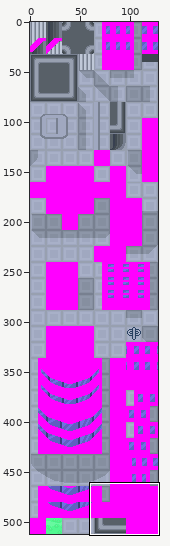
Sprite sheet, stored at tiles/jubilife/bottom.png. The first picture is a wide view before the edit; the outline marks the close-up.
Close-up. The starting point:
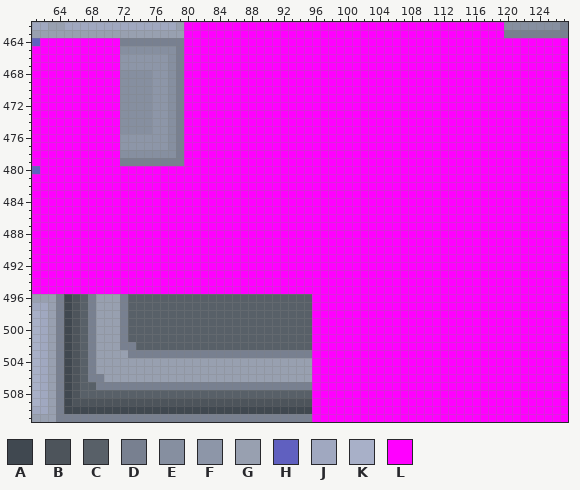
The file is 128x512 pixels. Shown: x 61..127, y 462..511. The commit also changed other parts of the picture, which this record leaves out.
Palette (. is transparent): A #404850  B #4d545b  C #586068  D #788090  E #868fa0  F #8d96a8  G #98a0b0  H #6060c0  J #a0a8c0  K #a8b0c8  L #ff00ff
Pixels before (only the part around the change), first column x 61:
462 JJGGJJJJJJJJJJJJJJGLLLLLLLLLLLLLLLLLLLLLLLLLLLLLLLLLLLLLLLLEEEEEEED
463 GGGGGGGGGGGGGGGGGGGLLLLLLLLLLLLLLLLLLLLLLLLLLLLLLLLLLLLLLLLDDDDDDDD
464 HLLLLLLLLLLDDDDDDDDLLLLLLLLLLLLLLLLLLLLLLLLLLLLLLLLLLLLLLLLLLLLLLLL
465 LLLLLLLLLLLEEEEEEEDLLLLLLLLLLLLLLLLLLLLLLLLLLLLLLLLLLLLLLLLLLLLLLLL
466 LLLLLLLLLLLFFFFFFEDLLLLLLLLLLLLLLLLLLLLLLLLLLLLLLLLLLLLLLLLLLLLLLLL
467 LLLLLLLLLLLFFFFFFEDLLLLLLLLLLLLLLLLLLLLLLLLLLLLLLLLLLLLLLLLLLLLLLLL
468 LLLLLLLLLLLEEEEFFEDLLLLLLLLLLLLLLLLLLLLLLLLLLLLLLLLLLLLLLLLLLLLLLLL
469 LLLLLLLLLLLEEEEFFEDLLLLLLLLLLLLLLLLLLLLLLLLLLLLLLLLLLLLLLLLLLLLLLLL
470 LLLLLLLLLLLEEEEFFEDLLLLLLLLLLLLLLLLLLLLLLLLLLLLLLLLLLLLLLLLLLLLLLLL
471 LLLLLLLLLLLEEEEFFEDLLLLLLLLLLLLLLLLLLLLLLLLLLLLLLLLLLLLLLLLLLLLLLLL
472 LLLLLLLLLLLEEEEFFEDLLLLLLLLLLLLLLLLLLLLLLLLLLLLLLLLLLLLLLLLLLLLLLLL
473 LLLLLLLLLLLEEEEFFEDLLLLLLLLLLLLLLLLLLLLLLLLLLLLLLLLLLLLLLLLLLLLLLLL
474 LLLLLLLLLLLEEEEFFEDLLLLLLLLLLLLLLLLLLLLLLLLLLLLLLLLLLLLLLLLLLLLLLLL
475 LLLLLLLLLLLEEEEFFEDLLLLLLLLLLLLLLLLLLLLLLLLLLLLLLLLLLLLLLLLLLLLLLLL
476 LLLLLLLLLLLFFFFFFEDLLLLLLLLLLLLLLLLLLLLLLLLLLLLLLLLLLLLLLLLLLLLLLLL
477 LLLLLLLLLLLFFFFFFEDLLLLLLLLLLLLLLLLLLLLLLLLLLLLLLLLLLLLLLLLLLLLLLLL
478 LLLLLLLLLLLEEEEEEEDLLLLLLLLLLLLLLLLLLLLLLLLLLLLLLLLLLLLLLLLLLLLLLLL
479 LLLLLLLLLLLDDDDDDDDLLLLLLLLLLLLLLLLLLLLLLLLLLLLLLLLLLLLLLLLLLLLLLLL
480 HLLLLLLLLLLLLLLLLLLLLLLLLLLLLLLLLLLLLLLLLLLLLLLLLLLLLLLLLLLLLLLLLLL
481 LLLLLLLLLLLLLLLLLLLLLLLLLLLLLLLLLLLLLLLLLLLLLLLLLLLLLLLLLLLLLLLLLLL
482 LLLLLLLLLLLLLLLLLLLLLLLLLLLLLLLLLLLLLLLLLLLLLLLLLLLLLLLLLLLLLLLLLLL
483 LLLLLLLLLLLLLLLLLLLLLLLLLLLLLLLLLLLLLLLLLLLLLLLLLLLLLLLLLLLLLLLLLLL
484 LLLLLLLLLLLLLLLLLLLLLLLLLLLLLLLLLLLLLLLLLLLLLLLLLLLLLLLLLLLLLLLLLLL
485 LLLLLLLLLLLLLLLLLLLLLLLLLLLLLLLLLLLLLLLLLLLLLLLLLLLLLLLLLLLLLLLLLLL
486 LLLLLLLLLLLLLLLLLLLLLLLLLLLLLLLLLLLLLLLLLLLLLLLLLLLLLLLLLLLLLLLLLLL
487 LLLLLLLLLLLLLLLLLLLLLLLLLLLLLLLLLLLLLLLLLLLLLLLLLLLLLLLLLLLLLLLLLLL
488 LLLLLLLLLLLLLLLLLLLLLLLLLLLLLLLLLLLLLLLLLLLLLLLLLLLLLLLLLLLLLLLLLLL
489 LLLLLLLLLLLLLLLLLLLLLLLLLLLLLLLLLLLLLLLLLLLLLLLLLLLLLLLLLLLLLLLLLLL
490 LLLLLLLLLLLLLLLLLLLLLLLLLLLLLLLLLLLLLLLLLLLLLLLLLLLLLLLLLLLLLLLLLLL
491 LLLLLLLLLLLLLLLLLLLLLLLLLLLLLLLLLLLLLLLLLLLLLLLLLLLLLLLLLLLLLLLLLLL
492 LLLLLLLLLLLLLLLLLLLLLLLLLLLLLLLLLLLLLLLLLLLLLLLLLLLLLLLLLLLLLLLLLLL
493 LLLLLLLLLLLLLLLLLLLLLLLLLLLLLLLLLLLLLLLLLLLLLLLLLLLLLLLLLLLLLLLLLLL
494 LLLLLLLLLLLLLLLLLLLLLLLLLLLLLLLLLLLLLLLLLLLLLLLLLLLLLLLLLLLLLLLLLLL
495 LLLLLLLLLLLLLLLLLLLLLLLLLLLLLLLLLLLLLLLLLLLLLLLLLLLLLLLLLLLLLLLLLLL
496 GGGDABCDGGGDCCCCCCCCCCCCCCCCCCCCCCCLLLLLLLLLLLLLLLLLLLLLLLLLLLLLLLL
497 JJGDABCDGGGDCCCCCCCCCCCCCCCCCCCCCCCLLLLLLLLLLLLLLLLLLLLLLLLLLLLLLLL
498 KJGDABCDGGGDCCCCCCCCCCCCCCCCCCCCCCCLLLLLLLLLLLLLLLLLLLLLLLLLLLLLLLL
499 KJGDABCDGGGDCCCCCCCCCCCCCCCCCCCCCCCLLLLLLLLLLLLLLLLLLLLLLLLLLLLLLLL
500 KJGDABCDGGGDCCCCCCCCCCCCCCCCCCCCCCCLLLLLLLLLLLLLLLLLLLLLLLLLLLLLLLL
501 KJGDABCDGGGDCCCCCCCCCCCCCCCCCCCCCCCLLLLLLLLLLLLLLLLLLLLLLLLLLLLLLLL
502 KJGDABCDGGGDDCCCCCCCCCCCCCCCCCCCCCCLLLLLLLLLLLLLLLLLLLLLLLLLLLLLLLL
503 KJGDABCDGGGGDDDDDDDDDDDDDDDDDDDDDDDLLLLLLLLLLLLLLLLLLLLLLLLLLLLLLLL
504 KJGDABCDGGGGGGGGGGGGGGGGGGGGGGGGGGGLLLLLLLLLLLLLLLLLLLLLLLLLLLLLLLL
505 KJGDABCDGGGGGGGGGGGGGGGGGGGGGGGGGGGLLLLLLLLLLLLLLLLLLLLLLLLLLLLLLLL
506 KJGDABCDDGGGGGGGGGGGGGGGGGGGGGGGGGGLLLLLLLLLLLLLLLLLLLLLLLLLLLLLLLL
507 KJGDABCCDDDDDDDDDDDDDDDDDDDDDDDDDDDLLLLLLLLLLLLLLLLLLLLLLLLLLLLLLLL
508 KJGDABCCCCCCCCCCCCCCCCCCCCCCCCCCCCCLLLLLLLLLLLLLLLLLLLLLLLLLLLLLLLL
509 KJGDABBBBBBBBBBBBBBBBBBBBBBBBBBBBBBLLLLLLLLLLLLLLLLLLLLLLLLLLLLLLLL
510 JJGDAAAAAAAAAAAAAAAAAAAAAAAAAAAAAAALLLLLLLLLLLLLLLLLLLLLLLLLLLLLLLL
511 GGGDDDDDDDDDDDDDDDDDDDDDDDDDDDDDDDDLLLLLLLLLLLLLLLLLLLLLLLLLLLLLLLL
And afterwards:
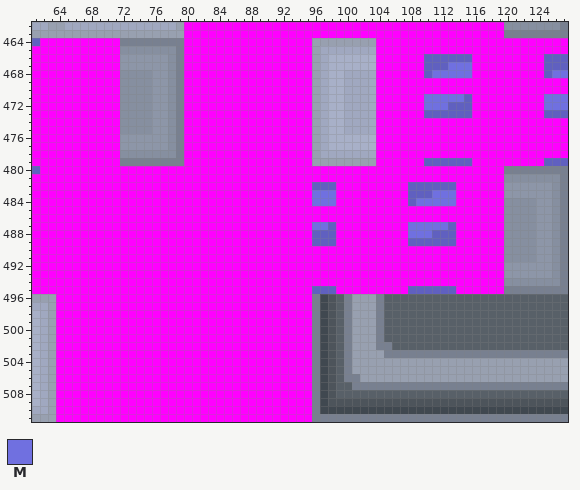
Colours new in this view: M #7070e0
Changes in this commit:
Changed rows in their new state; - is an unchanged pixel.
first column x 64:
464 --------------------------------GGGGGGGG------------------------
465 --------------------------------GJJJJJJJ------------------------
466 --------------------------------GJKKKKKK------HHHHHH---------HHH
467 --------------------------------GJKKKKKK------HHHMMM---------HHH
468 --------------------------------GJKKJJJJ------HMMMMM---------HMM
469 --------------------------------GJKKJJJJ------------------------
470 --------------------------------GJKKJJJJ------------------------
471 --------------------------------GJKKJJJJ------MMMMMH---------MMM
472 --------------------------------GJKKJJJJ------MMMHHH---------MMM
473 --------------------------------GJKKJJJJ------HHHHHH---------HHH
474 --------------------------------GJKKJJJJ------------------------
475 --------------------------------GJKKJJJJ------------------------
476 --------------------------------GJKKKKKK------------------------
477 --------------------------------GJKKKKKK------------------------
478 --------------------------------GJJJJJJJ------------------------
479 --------------------------------GGGGGGGG------HHHHHH---------HHH
480 --------------------------------------------------------DDDDDDDD
481 --------------------------------------------------------EEEEEEED
482 --------------------------------HHH---------HHHHHH------FFFFFFED
483 --------------------------------MMM---------HHHMMM------FFFFFFED
484 --------------------------------MMM---------HMMMMM------EEEEFFED
485 --------------------------------------------------------EEEEFFED
486 --------------------------------------------------------EEEEFFED
487 --------------------------------MMH---------MMMMMH------EEEEFFED
488 --------------------------------HHH---------MMMHHH------EEEEFFED
489 --------------------------------HHH---------HHHHHH------EEEEFFED
490 --------------------------------------------------------EEEEFFED
491 --------------------------------------------------------EEEEFFED
492 --------------------------------------------------------FFFFFFED
493 --------------------------------------------------------FFFFFFED
494 --------------------------------------------------------EEEEEEED
495 --------------------------------HHH---------HHHHHH------DDDDDDDD
496 LLLLLLLLLLLLLLLLLLLLLLLLLLLLLLLLDABCDGGGDCCCCCCCCCCCCCCCCCCCCCCC
497 LLLLLLLLLLLLLLLLLLLLLLLLLLLLLLLLDABCDGGGDCCCCCCCCCCCCCCCCCCCCCCC
498 LLLLLLLLLLLLLLLLLLLLLLLLLLLLLLLLDABCDGGGDCCCCCCCCCCCCCCCCCCCCCCC
499 LLLLLLLLLLLLLLLLLLLLLLLLLLLLLLLLDABCDGGGDCCCCCCCCCCCCCCCCCCCCCCC
500 LLLLLLLLLLLLLLLLLLLLLLLLLLLLLLLLDABCDGGGDCCCCCCCCCCCCCCCCCCCCCCC
501 LLLLLLLLLLLLLLLLLLLLLLLLLLLLLLLLDABCDGGGDCCCCCCCCCCCCCCCCCCCCCCC
502 LLLLLLLLLLLLLLLLLLLLLLLLLLLLLLLLDABCDGGGDDCCCCCCCCCCCCCCCCCCCCCC
503 LLLLLLLLLLLLLLLLLLLLLLLLLLLLLLLLDABCDGGGGDDDDDDDDDDDDDDDDDDDDDDD
504 LLLLLLLLLLLLLLLLLLLLLLLLLLLLLLLLDABCDGGGGGGGGGGGGGGGGGGGGGGGGGGG
505 LLLLLLLLLLLLLLLLLLLLLLLLLLLLLLLLDABCDGGGGGGGGGGGGGGGGGGGGGGGGGGG
506 LLLLLLLLLLLLLLLLLLLLLLLLLLLLLLLLDABCDDGGGGGGGGGGGGGGGGGGGGGGGGGG
507 LLLLLLLLLLLLLLLLLLLLLLLLLLLLLLLLDABCCDDDDDDDDDDDDDDDDDDDDDDDDDDD
508 LLLLLLLLLLLLLLLLLLLLLLLLLLLLLLLLDABCCCCCCCCCCCCCCCCCCCCCCCCCCCCC
509 LLLLLLLLLLLLLLLLLLLLLLLLLLLLLLLLDABBBBBBBBBBBBBBBBBBBBBBBBBBBBBB
510 LLLLLLLLLLLLLLLLLLLLLLLLLLLLLLLLDAAAAAAAAAAAAAAAAAAAAAAAAAAAAAAA
511 LLLLLLLLLLLLLLLLLLLLLLLLLLLLLLLLDDDDDDDDDDDDDDDDDDDDDDDDDDDDDDDD
